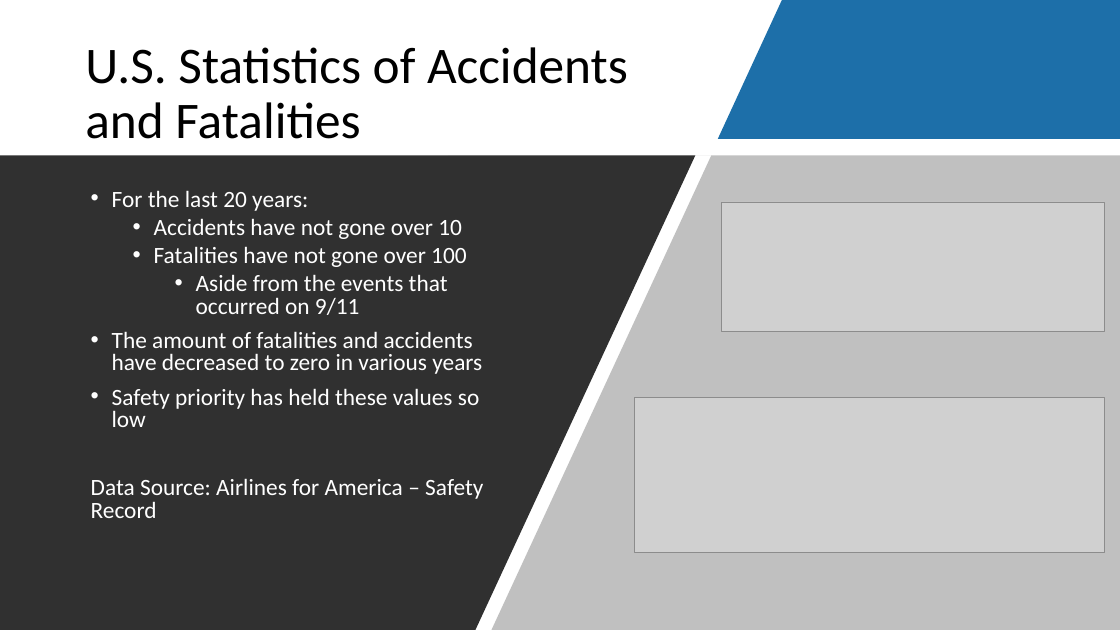
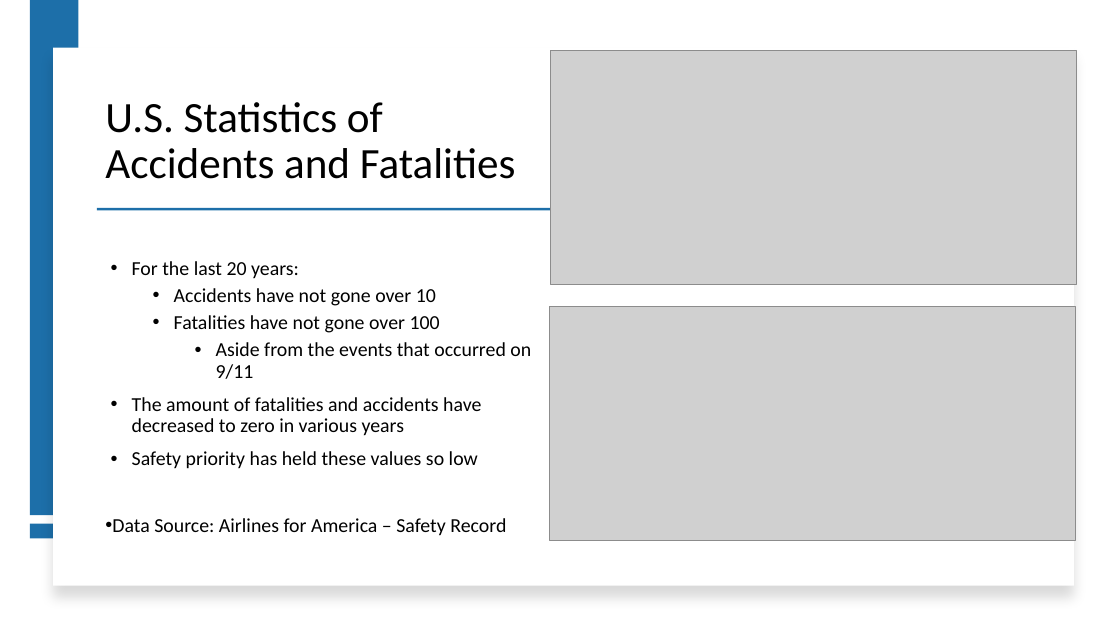
Before and after one commit to gabriel-valenzuela/Valenzuela_Gabriel_DSC640, a slide deck: slide 6 of Task 2/Task 2_Executive Summary.pptx. Drawn at 1120x630 pixels with LibreOffice and Linux fonts; fonts in the diff are those of the drawing; grey boxes stand for pictures. Boxes give left, top, right and bottom in pixels: in the first picture for what was removed or moved away, otherwise in the second. Text is boxed around its words. In the diff, an @@ line names an element or a change of style, - is before the commit and + after.

```diff
--- a/Task 2/Task 2_Executive Summary.pptx
+++ b/Task 2/Task 2_Executive Summary.pptx
@@ rectangle added at [30,0,79,515], fill #1D6FA9 @@
@@ freeform shape removed at [718,0,1120,139] @@
@@ rectangle added at [53,48,1074,586], fill #FFFFFF @@
@@ picture: place and size @@
-picture at [722,202,1105,332]
+picture at [550,50,1076,284]
@@ title "U.S. Statistics of Accidents and ...": place and size @@
-title "U.S. Statistics of Accidents and ..." at [85,47,628,139]
+title "U.S. Statistics of Accidents and ..." at [105,102,516,179]
@@ title "U.S. Statistics of Accidents and ..." at [105,102,516,179]: size 44 to 37 pt; vertical alignment middle to bottom @@
@@ freeform shape removed at [0,155,696,630] @@
@@ freeform shape removed at [448,155,1120,630] @@
@@ rectangle added at [97,208,550,211], fill #1D6FA9 @@
@@ text "For the last 20 years:": place and size @@
-text "For the last 20 years:" at [91,190,483,518]
+text "For the last 20 years:" at [112,261,531,536]
@@ text "For the last 20 years:" at [112,261,531,536]: size 20 to 17 pt, text colour #FFFFFF to #000000; line spacing 0.8 to 0.9; bullet none to •; vertical alignment top to middle @@
@@ picture: place and size @@
-picture at [635,397,1106,553]
+picture at [549,307,1075,540]
@@ rectangle added at [30,523,79,538], fill #1D6FA9 @@
```
Also in this commit, not shown: 1 other slide changed, 1 other file.
